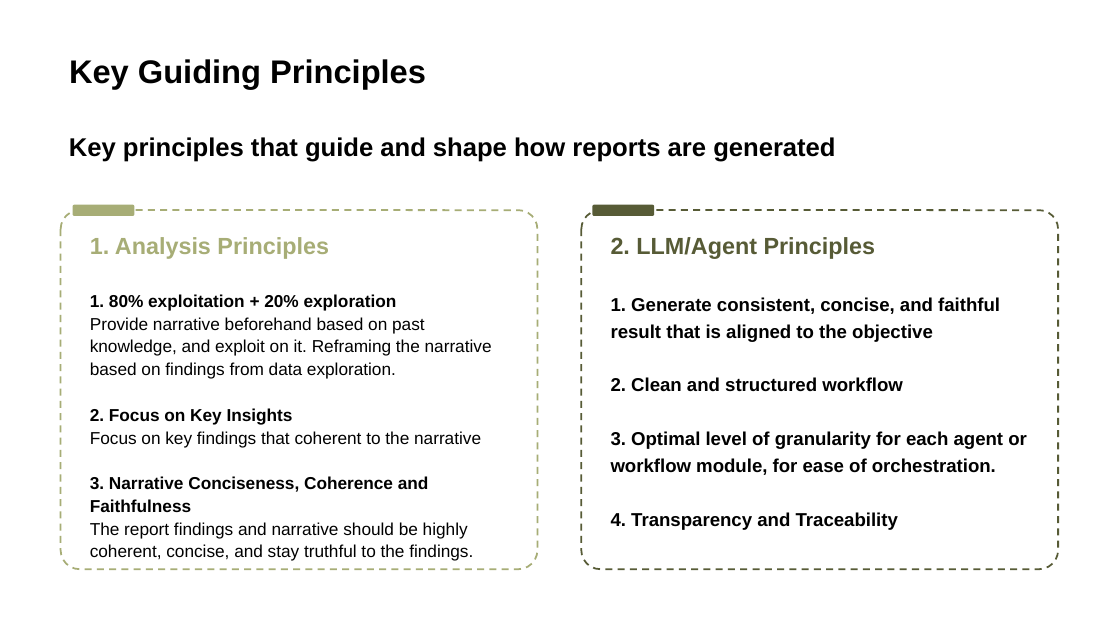
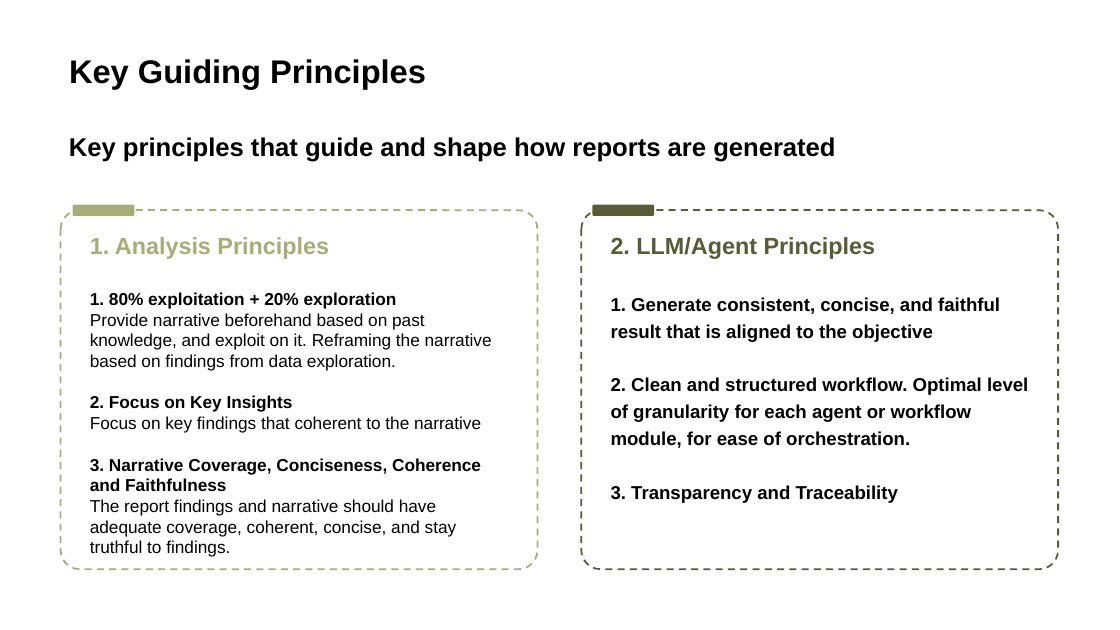
Before and after one commit to weijen17/ReportGenerationAsgn, a slide deck: slide 3 of misc/Executive_Summary_Slides.pptx. Drawn at 1120x630 pixels with LibreOffice and Linux fonts; fonts in the diff are those of the drawing. Boxes give left, top, right and bottom in pixels: in the first picture for what was removed or moved away, otherwise in the second. Text is boxed around its words. In the diff, an @@ line names an element or a change of style, - is before the commit and + after.

```diff
--- a/misc/Executive_Summary_Slides.pptx
+++ b/misc/Executive_Summary_Slides.pptx
@@ text at [90, 292, 492, 433]: line spacing 1.1 to 1 @@
@@ text at [611, 377, 1028, 503]: text changed @@
-2. Clean and structured workflow
-3. Optimal level of granularity for each agent or workflow module, for ease of orchestration.
-4. Transparency and Traceability
+2. Clean and structured workflow. Optimal level of granularity for each agent or workflow module, for ease of orchestration.
+3. Transparency and Traceability
@@ text at [90, 458, 481, 557]: text changed @@
-3. Narrative Conciseness, Coherence and Faithfulness
-The report findings and narrative should be highly coherent, concise, and stay truthful to the findings.
+3. Narrative Coverage, Conciseness, Coherence and Faithfulness
+The report findings and narrative should have adequate coverage, coherent, concise, and stay truthful to findings.
```
Also in this commit, not shown: 5 other slides changed.
